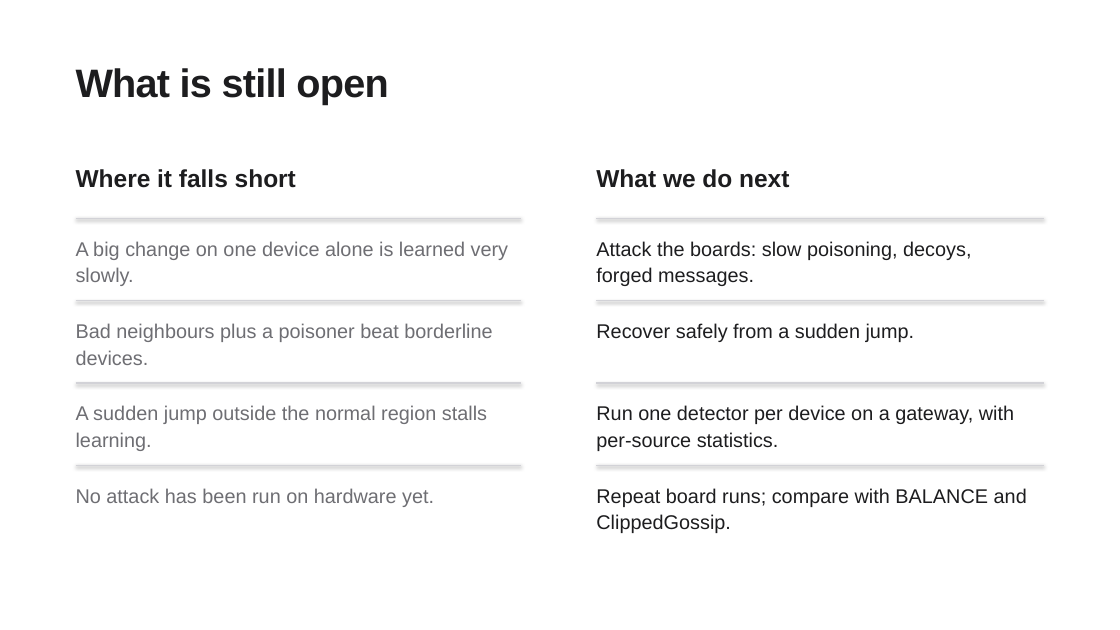
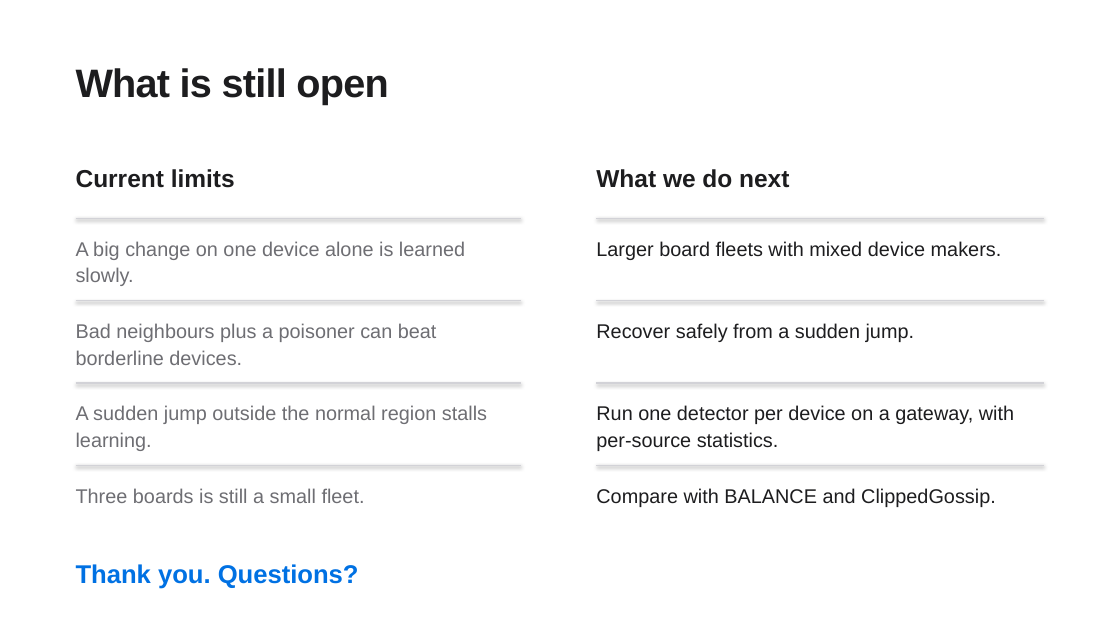
Before and after one commit to IOT-snu/brainstorming, a slide deck: slide 18 of G04_FOA_Final.pptx (slide 17 before the commit). Drawn at 1120x630 pixels with LibreOffice and Linux fonts; fonts in the diff are those of the drawing. Boxes give left, top, right and bottom in pixels: in the first picture for what was removed or moved away, otherwise in the second. Text is boxed around its words. In the diff, an @@ line names an element or a change of style, - is before the commit and + after.

```diff
--- a/G04_FOA_Final.pptx
+++ b/G04_FOA_Final.pptx
@@ text at <box>76,169,235,188</box>: text changed @@
-Where it falls short
+Current limits
@@ text at <box>76,241,465,286</box>: text changed @@
-A big change on one device alone is learned very slowly.
+A big change on one device alone is learned slowly.
@@ text at <box>596,241,1002,260</box>: text changed @@
-Attack the boards: slow poisoning, decoys, forged messages.
+Larger board fleets with mixed device makers.
@@ text at <box>76,323,437,365</box>: text changed @@
-Bad neighbours plus a poisoner beat borderline devices.
+Bad neighbours plus a poisoner can beat borderline devices.
@@ text at <box>76,488,365,503</box>: text changed @@
-No attack has been run on hardware yet.
+Three boards is still a small fleet.
@@ text at <box>596,488,996,507</box>: text changed @@
-Repeat board runs; compare with BALANCE and ClippedGossip.
+Compare with BALANCE and ClippedGossip.
@@ text added at <box>76,564,359,589</box>, 22 pt, text #0071E3, bold @@
+Thank you. Questions?
```
Also in this commit, not shown: 12 other slides changed, 2 slides added, 4 slides removed, 3 other files.
